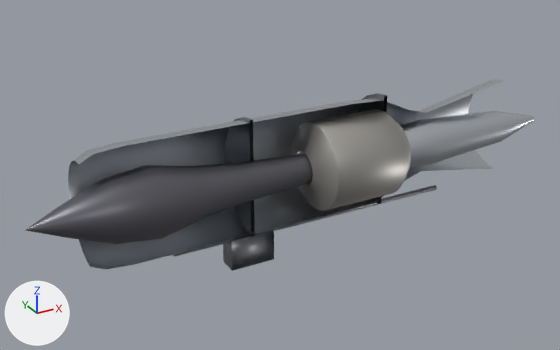
The glTF model app/static/models/jet_engine_ramjet.glb: old version first, new version second.
Before and after are seen from a 50 mm camera at (-1.26, -5.41, 2.7) aimed at (1.85, 0.23, -0.13). Arrows for +X, +Y and +Z are at lower left; the lights stay in place. The picture after the commit comes second.

In view in the first picture: 'Engine_Detail', 'RJ_CentreBody', 'RJ_Cowl', 'RJ_LinerOuter', 'RJ_Spike', 'RJ_TailCone'.
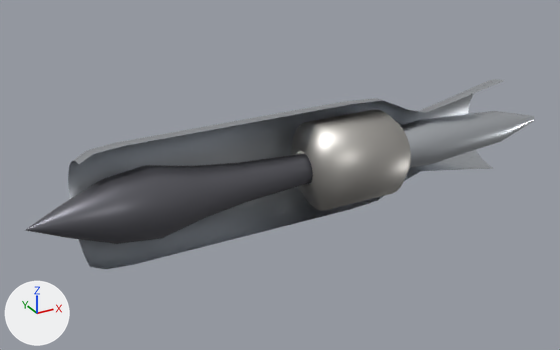
The edits, one by one:
me_rj_cowl has 441 vertices, 768 faces and spans x 0.0..4.25, y 0.0..0.52, z -0.52..0.52.
me_rj_cowl is used by ob_rj_cowl; location (0.0, 0.0, 0.0).
me_rj_cowl part 1: its shading normals changed.
me_rj_linerouter is used by ob_rj_linerouter; location (0.0, 0.0, 0.0).
me_rj_linerouter had 576 vertices, 960 faces and spanned x 1.95..2.9, y -0.4..0.4, z -0.4..0.4.
me_rj_linerouter now has 384 vertices, 576 faces and spans x 1.95..2.9, y -0.4..0.4, z -0.4..0.4.
me_rj_linerouter part 2: 16 vertices moved within x 2.06, y -0.392..0.392, z -0.392..0.392; 272 vertices removed from x 2.059..2.063, y -0.4..0.4, z -0.4..0.4; 80 vertices added at x 2.06, y -0.4..0.4, z -0.4..0.4.
Object 'Engine_Detail' (ob_engine_detail) is deleted.

Changed parts and their boxes (x1, y1, x2, y2) in the pictures (560 x 350 px):
'Engine_Detail', deleted
    before: (173, 93, 437, 271)
part 2 of me_rj_linerouter, reshaped
    both: (296, 109, 407, 209)
